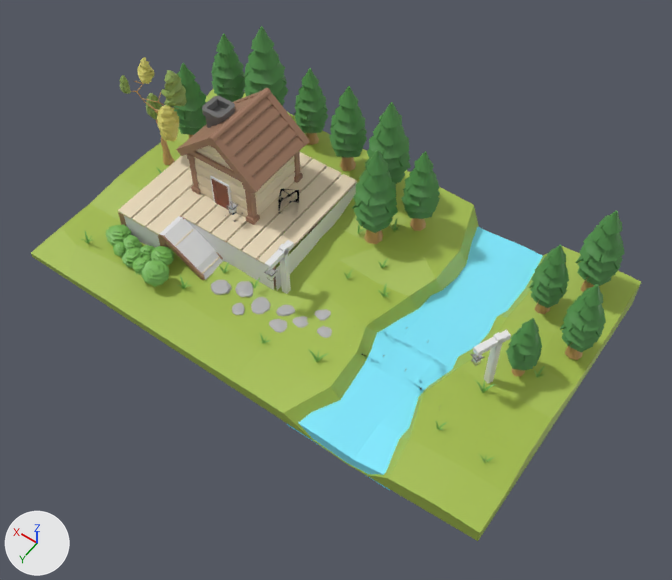
Renders of the glTF model src/assets/ground/SmallHouse.glb from each side of a commit.
Both versions are drawn from a camera (50 mm lens) standing at (-24.9, 34.7, 50.8) and looking at (-2.7, 3.7, 2.0). The axes (+X, +Y, +Z) are drawn at lower left. The lights are the same throughout. Where no turn or scale is listed for an object, it has been applied to the vertices.

The older version as bpy lines, for what is in view:
```python
ob_bridge = bpy.data.objects.new('Bridge', me_cube_022)
ob_bridge.location = (-8.95, 4.98, -0.57)
ob_groundcolloder = bpy.data.objects.new('GroundColloder', me_cube_002)
ob_groundcolloder.location = (0.0, 0.0, 0.0)
ob_lantern = bpy.data.objects.new('Lantern', me_cube_006)
ob_lantern.location = (6.26, 3.26, 3.47)
ob_river = bpy.data.objects.new('River', me_plane_001)
ob_river.location = (-8.94, 1.85, -0.09)
ob_river.rotation_euler = (0.0, 3.142, 0.0)  # degrees (0, 180, 0)
ob_river.scale = (-3.91, -10.5, -1.71)
ob_roadsigncollider = bpy.data.objects.new('RoadSignCollider', me_cylinder_008)
ob_roadsigncollider.location = (-13.19, 7.57, 0.83)
ob_street_light = bpy.data.objects.new('Street light', me_cube_025)
ob_street_light.location = (0.81, 4.57, 0.0)
ob_street_light_001 = bpy.data.objects.new('Street light.001', me_cube_024)
ob_street_light_001.location = (-14.09, 2.85, 0.43)
ob_table = bpy.data.objects.new('Table', me_plane_002)
ob_table.location = (6.25, 3.2, 2.51)
ob_wooden_box = bpy.data.objects.new('Wooden box', me_cube_004)
ob_wooden_box.location = (3.97, 0.0, 2.51)
# also in view: 'Tree.012' at (-15.4, 1.3, 3.4); 'Stepping stone' at (0.7, 6.2, 0.2); 'Tree.009' at (-16.3, -6.6, 5.4); 'Tree.008' at (14.5, -6.5, 5.2); 'Small tree' at (8.8, 8.5, 1.1)
```
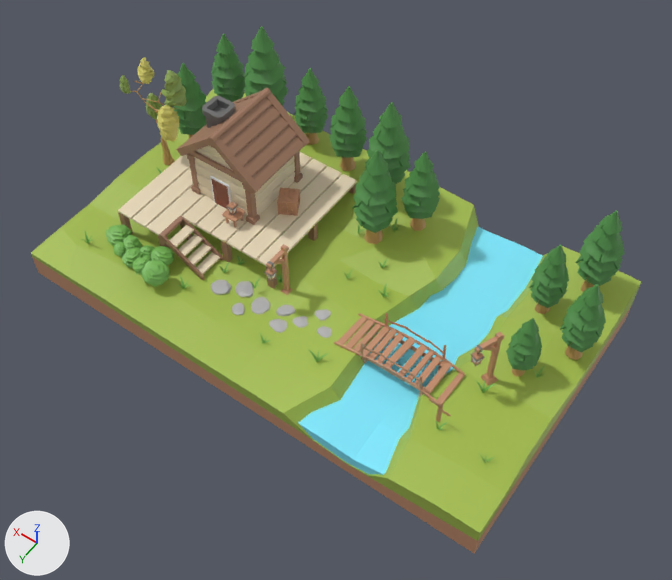
Diff of the bpy script that builds the scene:
```diff
--- a/src/assets/ground/SmallHouse.glb.py
+++ b/src/assets/ground/SmallHouse.glb.py
@@ mat_box @@
 mat_box.roughness = 0.507
-mat_box.alpha = 0.0
@@ mat_material_011 @@
+mat_material_011 = principled_material('Material.011')
+mat_material_011.base_color = (1.0, 1.0, 1.0)  # white #ffffff
+mat_material_011.alpha = 0.0
@@ mat_material_003 @@
+mat_material_003 = principled_material('Material.003')
+mat_material_003.base_color = (1.0, 1.0, 1.0)  # white #ffffff
+mat_material_003.alpha = 0.0
@@ mat_material_008 @@
+mat_material_008 = principled_material('Material.008')
+mat_material_008.base_color = (1.0, 1.0, 1.0)  # white #ffffff
+mat_material_008.alpha = 0.0
@@ mat_material_009 @@
+mat_material_009 = principled_material('Material.009')
+mat_material_009.base_color = (1.0, 1.0, 1.0)  # white #ffffff
+mat_material_009.alpha = 0.0
@@ mat_material_005 @@
+mat_material_005 = principled_material('Material.005')
+mat_material_005.base_color = (1.0, 1.0, 1.0)  # white #ffffff
+mat_material_005.alpha = 0.0
@@ me_plane_004 @@
 me_plane_004.from_pydata(...)  # 36 vertices, 50 faces; spans x -1.74..2.02, y -1.01..1.09, z -1.45..0.94
+me_plane_004.materials.append(mat_material_005)  # white #ffffff
@@ me_cube_010 @@
 me_cube_010.from_pydata(...)  # 8 vertices, 12 faces; spans x -0.69..0.69, y -1.22..1.22, z -0.21..0.21
+me_cube_010.materials.append(mat_material_009)  # white #ffffff
@@ me_cube_011 @@
 me_cube_011.from_pydata(...)  # 8 vertices, 12 faces; spans x -0.29..0.29, y -0.28..0.28, z -2.75..2.75
+me_cube_011.materials.append(mat_material_008)  # white #ffffff
@@ me_plane_005 @@
 me_plane_005.from_pydata(...)  # 121 vertices, 200 faces; spans x -6.08..6.08, y -0.93..1.19, z -1.14..1.14
+me_plane_005.materials.append(mat_material_003)  # white #ffffff
@@ me_plane_006 @@
 me_plane_006.from_pydata(...)  # 121 vertices, 200 faces; spans x -1.29..-1.08, y -5.12..4.74, z -1.14..1.14
+me_plane_006.materials.append(mat_material_011)  # white #ffffff
```

Location of each change, (x1, y1, x2, y2) in pixels of the pictures (672 x 580 px):
'GroundColloder', surface changed
    both: (32, 141, 631, 553)
'Bridge', surface changed
    both: (334, 313, 465, 404)
'FloorWallCollider', recoloured
    both: (124, 216, 274, 290)
'Plane.001', recoloured
    both: (160, 216, 223, 280)
'FloorWallCollider.001', recoloured
    both: (276, 185, 356, 290)
'Wooden box', surface changed
    both: (277, 187, 300, 216)
'LanternsCollider.003', recoloured
    both: (484, 334, 504, 382)
'LanternsCollider.002', recoloured
    both: (473, 330, 511, 356)
'Street light.001', surface changed
    both: (470, 332, 503, 385)
'Table', surface changed
    both: (222, 207, 245, 228)
'Street light', surface changed
    both: (264, 244, 292, 295)
'RoadSignCollider', surface changed
    both: (429, 399, 451, 422)
'Lantern', surface changed
    both: (226, 201, 238, 216)
